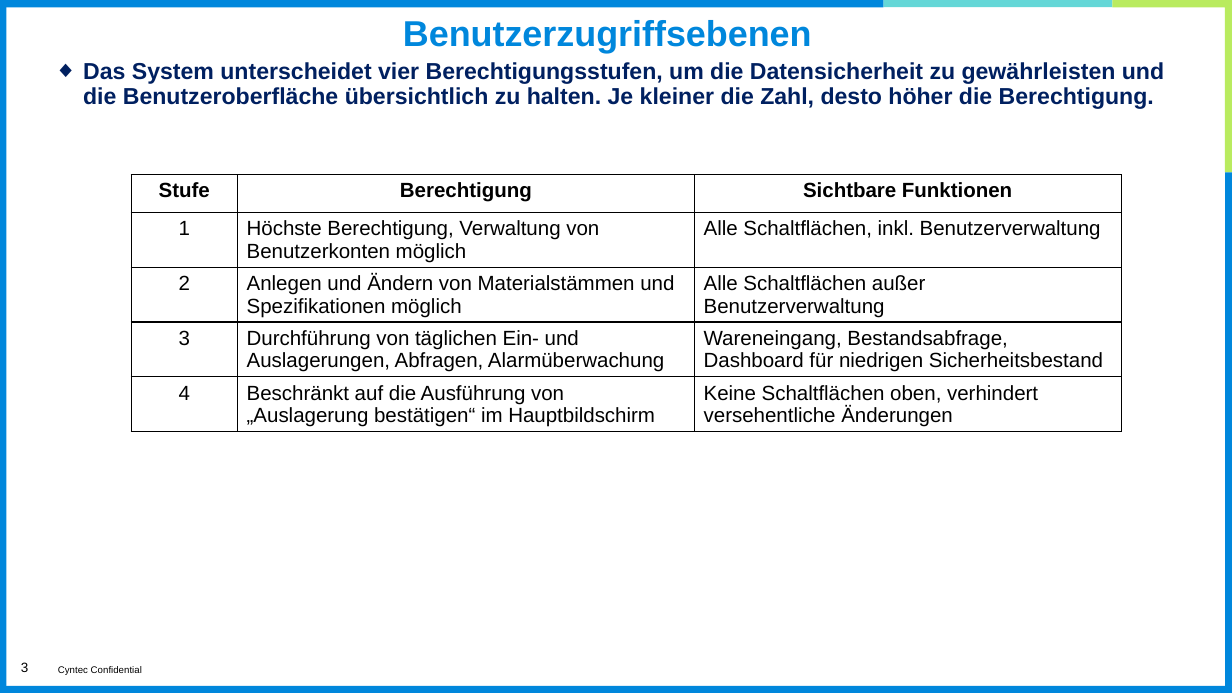
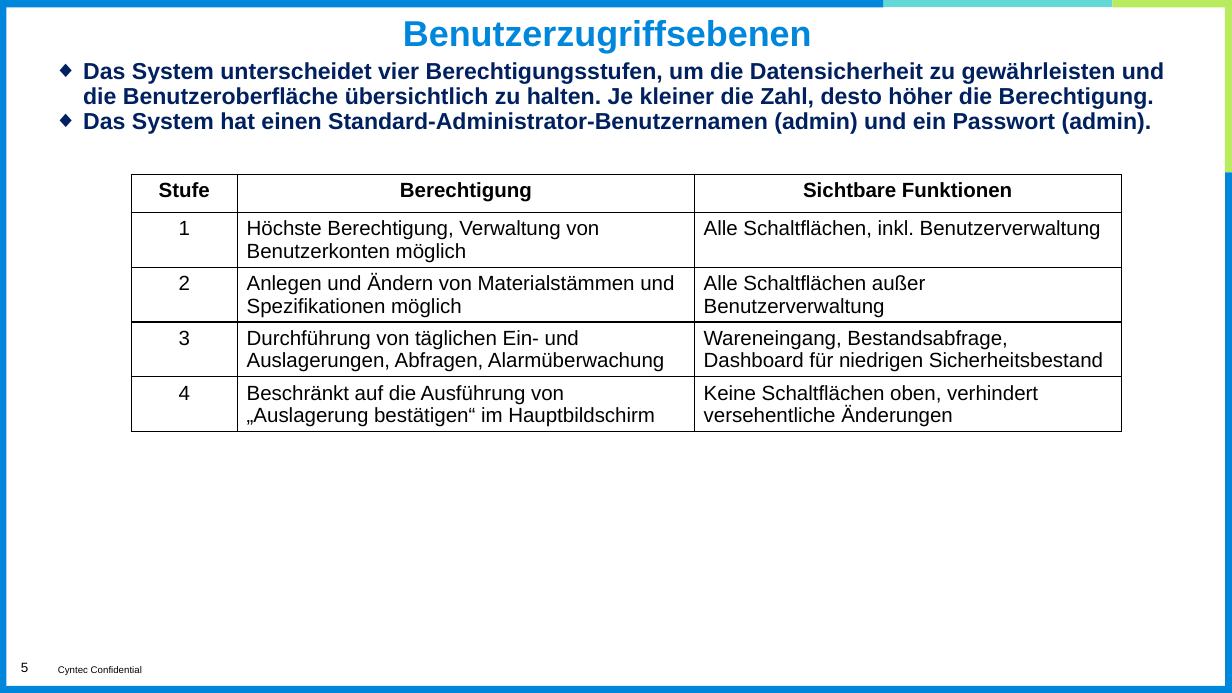
Before and after one commit to eHsuan/PartsManager, a slide deck: slide 5 of doc/Gebrauchsanweisung(Deutsch).pptx (slide 3 before the commit). Drawn at 1232x693 pixels with LibreOffice and Linux fonts; fonts in the diff are those of the drawing; background and template pictures are left out. Boxes give left, top, right and bottom in pixels: in the first picture for what was removed or moved away, otherwise in the second. Text is boxed around its words. In the diff, an @@ line names an element or a change of style, - is before the commit and + after.

```diff
--- a/doc/Gebrauchsanweisung(Deutsch).pptx
+++ b/doc/Gebrauchsanweisung(Deutsch).pptx
@@ text at <box>83,112,1152,134</box>: paragraph added @@
+◆ Das System hat einen Standard-Administrator-Benutzernamen (admin) und ein Passwort (admin).
@@ page number at <box>21,662,28,672</box>: text changed @@
-3
+5
```
Also in this commit, not shown: 5 other slides changed, 3 slides added, 40 other files.
